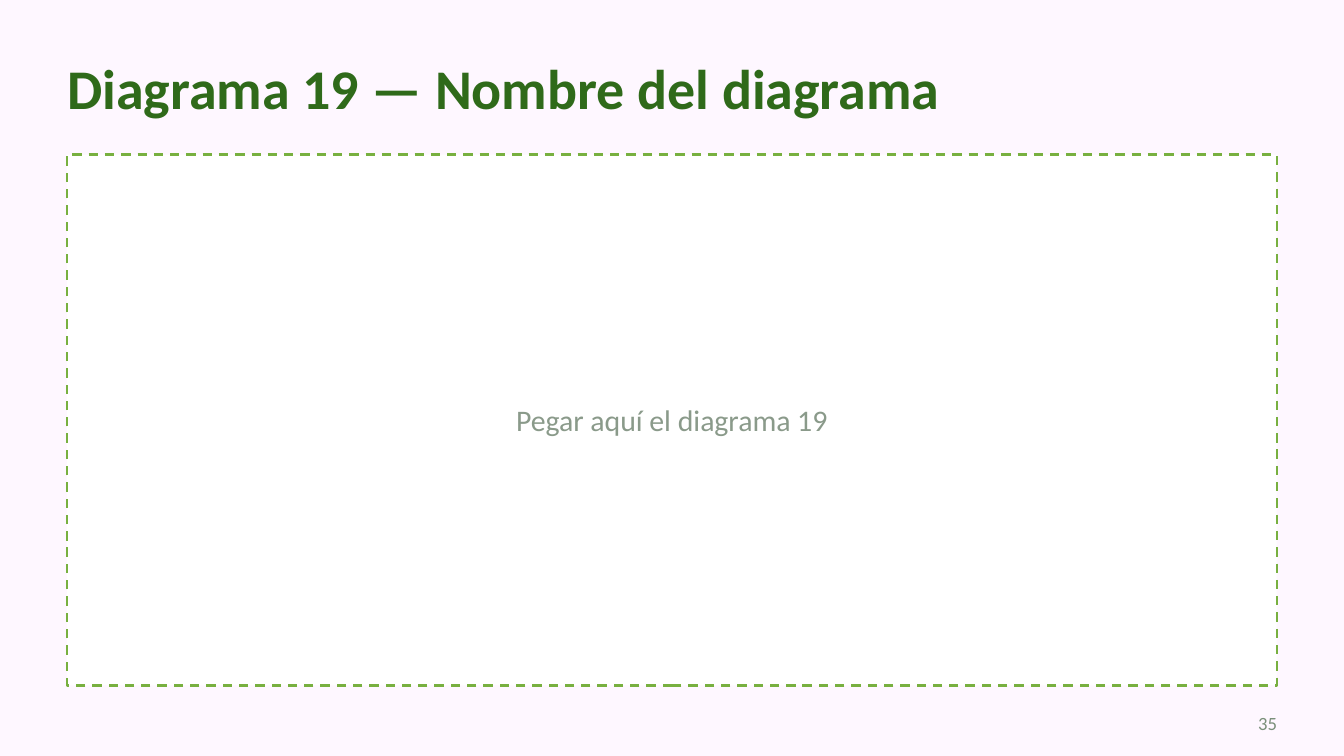
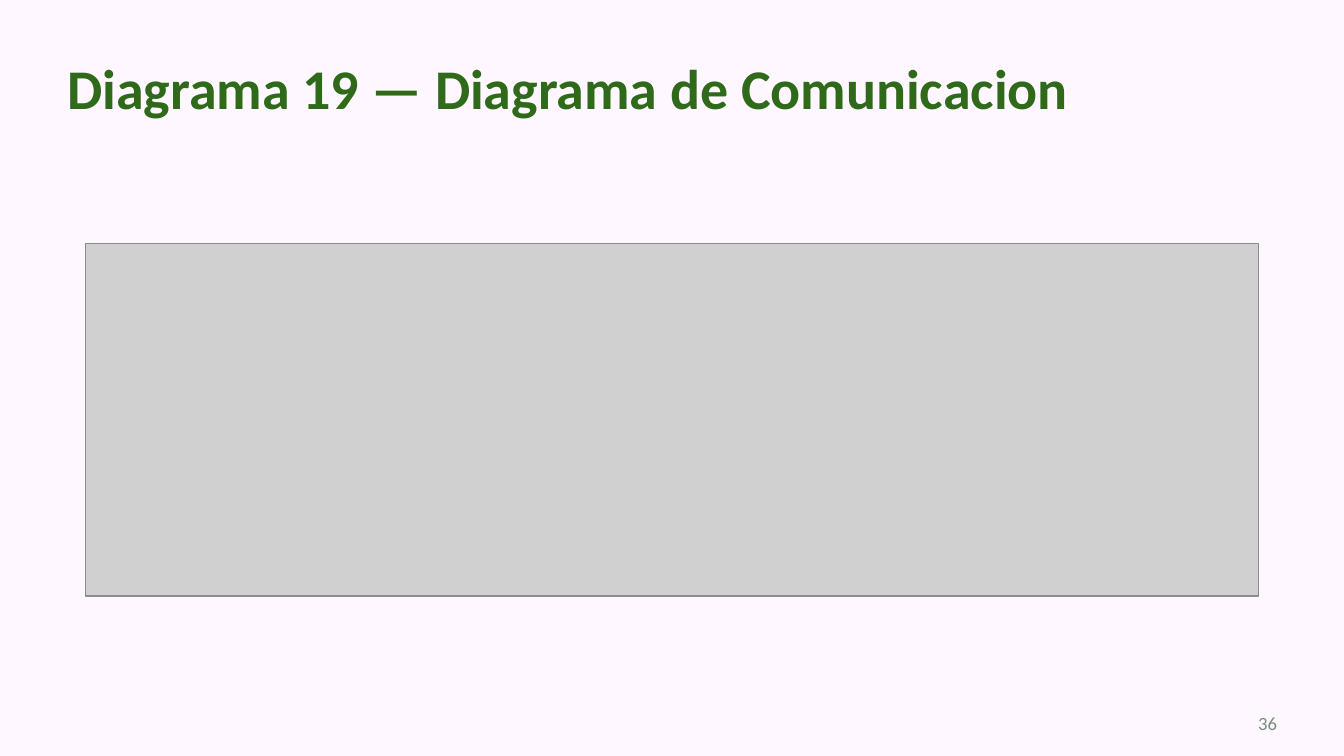
Before and after one commit to Zylohw/Leaf-Counter, a slide deck: slide 36 of docs/Presentacion/Leaf_Presentacion_v1.pptx (slide 35 before the commit). Drawn at 1344x756 pixels with LibreOffice and Linux fonts; fonts in the diff are those of the drawing; grey boxes stand for pictures. Boxes give left, top, right and bottom in pixels: in the first picture for what was removed or moved away, otherwise in the second. Text is boxed around its words. In the diff, an @@ line names an element or a change of style, - is before the commit and + after.

```diff
--- a/docs/Presentacion/Leaf_Presentacion_v1.pptx
+++ b/docs/Presentacion/Leaf_Presentacion_v1.pptx
@@ title at (67, 69, 1068, 119): text changed @@
-Diagrama 19 — Nombre del diagrama
+Diagrama 19 — Diagrama de Comunicacion
@@ rectangle removed at (67, 155, 1277, 685) @@
@@ picture added at (86, 243, 1258, 595) @@
@@ text removed at (516, 410, 827, 436) @@
-Pegar aquí el diagrama 19
@@ page number at (1258, 717, 1277, 730): text changed @@
-35
+36
```
Also in this commit, not shown: 28 other slides changed, 2 slides added, 5 slides removed, 1 other file.
